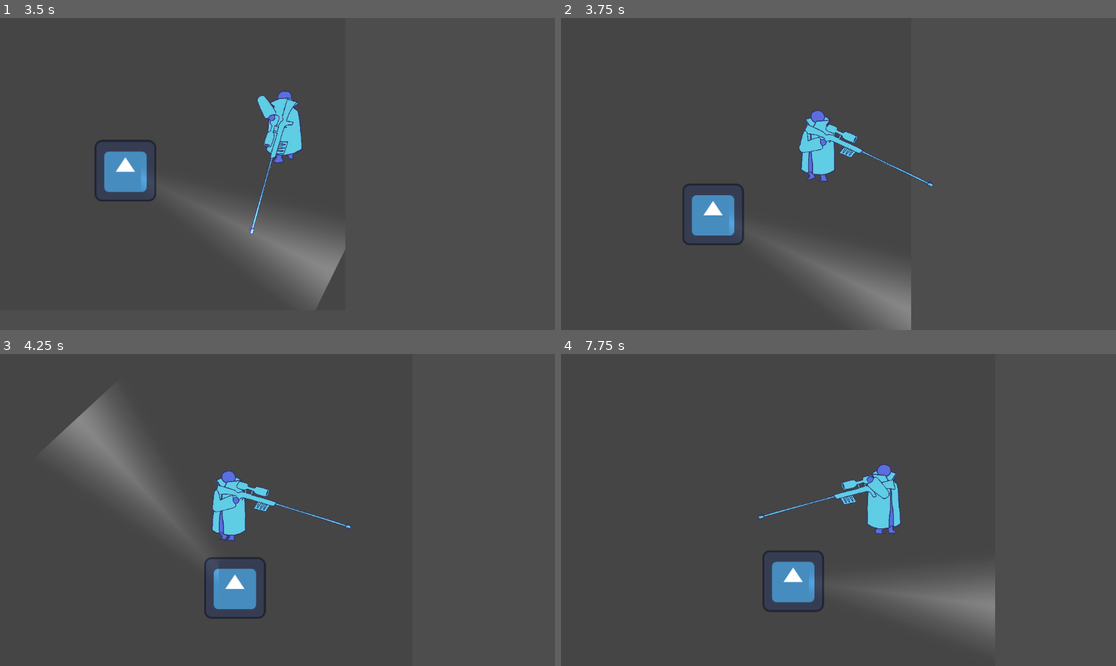
Above: before the commit, frames 1-4 (two rows, left to right).
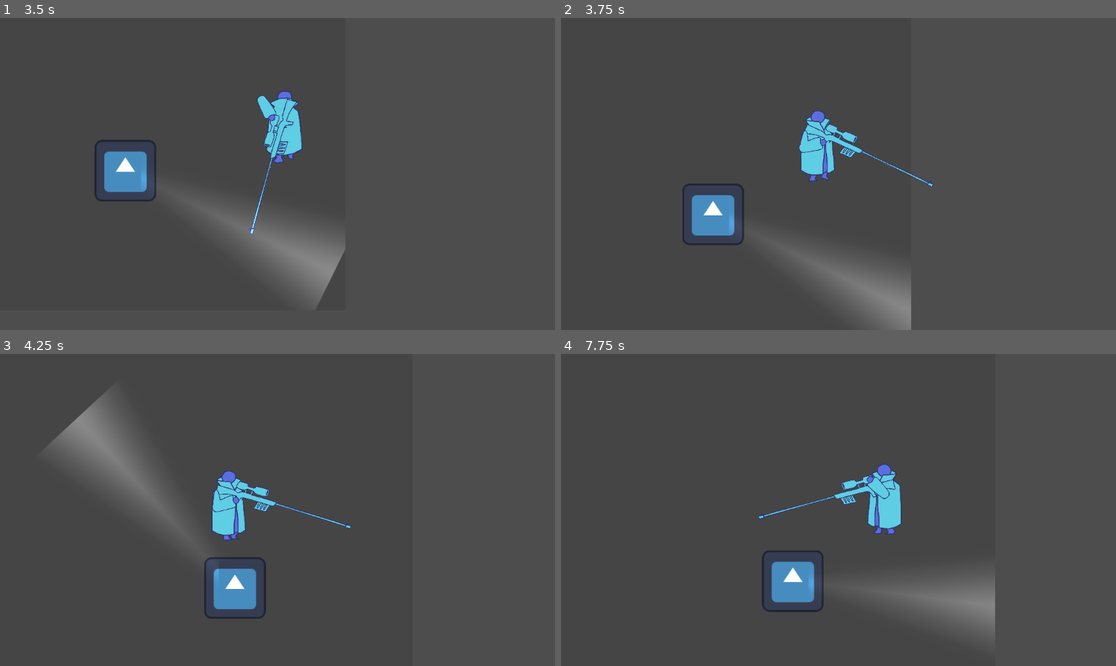
Above: after the commit, the same moments.

Repository: lonelyfloat/brackeys2025
Game: Godot game, scene res://basicTestScene.tscn
Same seed, same stepped clock (60 frames per second), same inputs: the game is played once before the commit and once after it. The engine's default icon, where the game draws it, is replaced by a stand-in: a white triangle on a blue panel in a dark square.
Inputs (mouse positions are in pixels of both pictures, inside the frame that each line leads up to):
- Up to frame 1 (3.5 s): move the mouse to (399, 158) at 0.52 s; hold D (move_right) 0.53-1.28 s; move the mouse to (166, 189) at 1.27 s; hold S (move_down) 1.28-2.03 s; move the mouse to (333, 105) at 2.02 s; hold D (move_right) 2.03-2.78 s; move the mouse to (249, 236) at 2.77 s; hold W (move_up) from 2.78 s (still down)
- Up to frame 2 (3.75 s): move the mouse to (1005, 220) at 3.52 s; release W (move_up) at 3.53 s; hold A (move_left) from 3.53 s (still down)
- Up to frame 3 (4.25 s): keep holding A (move_left)
- Up to frame 4 (7.75 s): move the mouse to (672, 463) at 4.27 s; move the mouse to (866, 510) at 5.02 s; release A (move_left) at 5.03 s; hold S (move_down) 5.03-5.78 s; move the mouse to (755, 432) at 5.77 s; hold D (move_right) 5.78-6.53 s; move the mouse to (960, 494) at 6.52 s; hold W (move_up) 6.53-7.28 s; move the mouse to (727, 525) at 7.27 s; hold D (move_right) from 7.28 s (still down)

Frame 1 is identical in both runs. In frame 2, 0.3% of the frame differs, in the area x 43-50%, y 29-53%; in frame 3, 0.3%; in frame 4, 0.5%, in the area x 36-62%, y 35-81%.

Commit message:
player dir

Diff:
--- a/generic_crowd_npc.tscn
+++ b/generic_crowd_npc.tscn
@@ -33,11 +33,10 @@
 [node name="PointLight2D" type="PointLight2D" parent="LightPivot"]
 position = Vector2(85, 0)
 shadow_enabled = true
-texture = SubResource("ImageTexture_xussg")
+texture = SubResource("ImageTexture_mykn0")
 texture_scale = 5.0
 
 [node name="CollisionShape2D" type="CollisionShape2D" parent="."]
-position = Vector2(-0.5, 0)
 shape = SubResource("RectangleShape2D_a8g5d")
 
 [node name="Sprite2D" type="Sprite2D" parent="."]
--- a/player.gd
+++ b/player.gd
@@ -24,11 +24,19 @@
 	var input_vector = Vector2(Input.get_axis("move_left", "move_right"), Input.get_axis("move_up", "move_down")).normalized()
 
 	#ignore this atrocius code until the performance becomes a problem
+
+
+
+
+	if(get_local_mouse_position().x > 0 && input_vector.y == 0):
+		x_dir = 1
+	if(get_local_mouse_position().x < 0 && input_vector.y == 0):
+		x_dir = -1
 	if(abs(input_vector.x) >= abs(input_vector.y)) && !animPlaying:
-		if(input_vector.x > 0):
+		if(get_local_mouse_position().x > 0 && input_vector.x != 0):
 			sprite.play("moveR")
 			x_dir = 1
-		elif(input_vector.x < 0):
+		elif(get_local_mouse_position().x < 0 && input_vector.x != 0):
 			sprite.play("moveL")
 			x_dir = -1
 		elif(x_dir > 0):
Not shown: 2 places in generic_crowd_npc.tscn that only renumber resources
